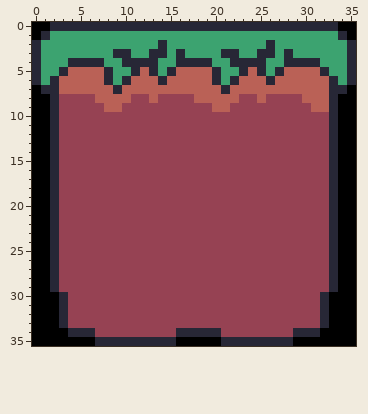
One commit to this pixel-art sprite: images/maps/grass!12x12.png. The picture above is the old version.
The file is 36x36 pixels.
New version:
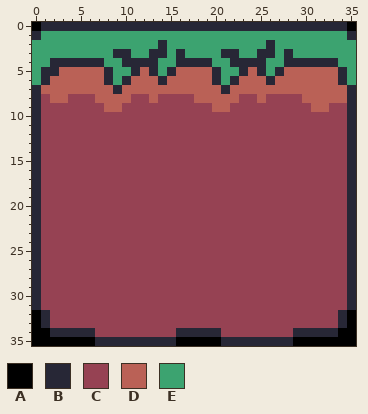
Palette (. is transparent): A #000000  B #272736  C #964253  D #ba6156  E #3ca370
From old to new:
Changed rows in their new state; - is an unchanged pixel.
first column x 0:
 0 -B--------------------------------B-
 1 BE--------------------------------EB
 2 E----------------------------------E
 3 E----------------------------------E
 4 E-BB----------------------------BB-E
 5 EBBD----------------------------DDBE
 6 EBD------------------------------DBE
 7 BDD------------------------------DDB
 8 BCDD-----------------------------DDB
 9 BCC------------------------------CCB
10 BCC------------------------------CCB
11 BCC------------------------------CCB
12 BCC------------------------------CCB
13 BCC------------------------------CCB
14 BCC------------------------------CCB
15 BCC------------------------------CCB
16 BCC------------------------------CCB
17 BCC------------------------------CCB
18 BCC------------------------------CCB
19 BCC------------------------------CCB
20 BCC------------------------------CCB
21 BCC------------------------------CCB
22 BCC------------------------------CCB
23 BCC------------------------------CCB
24 BCC------------------------------CCB
25 BCC------------------------------CCB
26 BCC------------------------------CCB
27 BCC------------------------------CCB
28 BCC------------------------------CCB
29 BCC------------------------------CCB
30 BCCC----------------------------CCCB
31 BCCC----------------------------CCCB
32 -BCC----------------------------CCB-
33 -BCC----------------------------CCB-
34 --BB----------------------------BB--
Pixel boxes of the changes (left, top, right, bottom) in both pictures:
changed: (32, 22, 68, 337)
changed: (320, 22, 356, 337)
